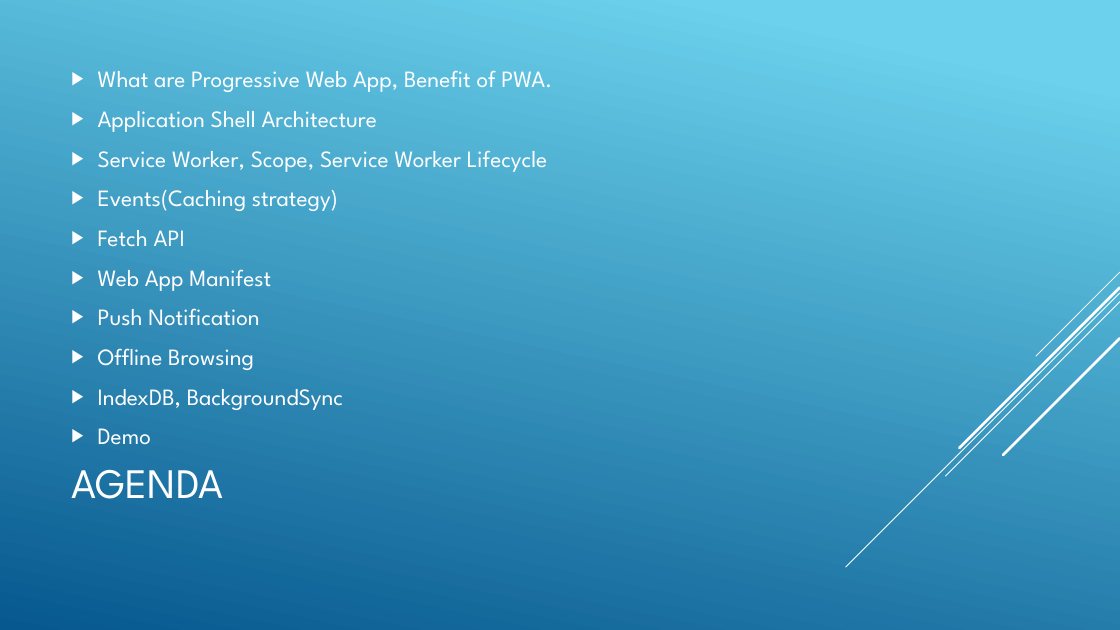
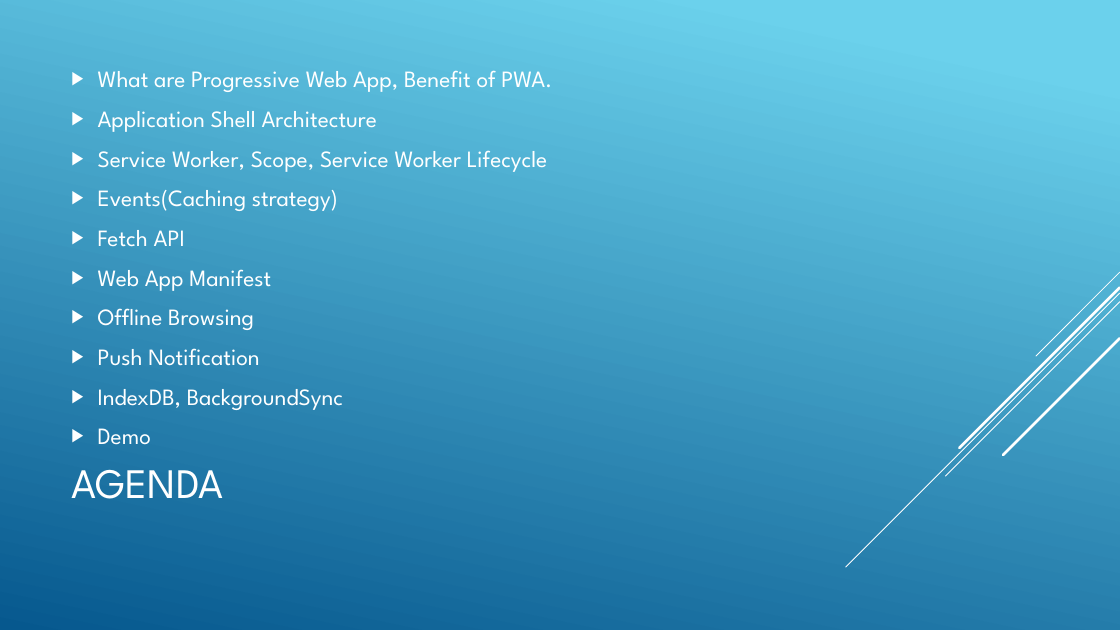
Before and after one commit to ngohungphuc/Presentation, a slide deck: slide 2 of Progressive Web App/PWA.pptx. Drawn at 1120x630 pixels with LibreOffice and Linux fonts; fonts in the diff are those of the drawing. Boxes give left, top, right and bottom in pixels: in the first picture for what was removed or moved away, otherwise in the second. Text is boxed around its words. In the diff, an @@ line names an element or a change of style, - is before the commit and + after.

```diff
--- a/Progressive Web App/PWA.pptx
+++ b/Progressive Web App/PWA.pptx
@@ text at (98,308,254,330): paragraph added @@
+▶ Offline Browsing
@@ text at (98,348,254,370): paragraph removed @@
-▶ Offline Browsing
```
Also in this commit, not shown: 1 other file.
